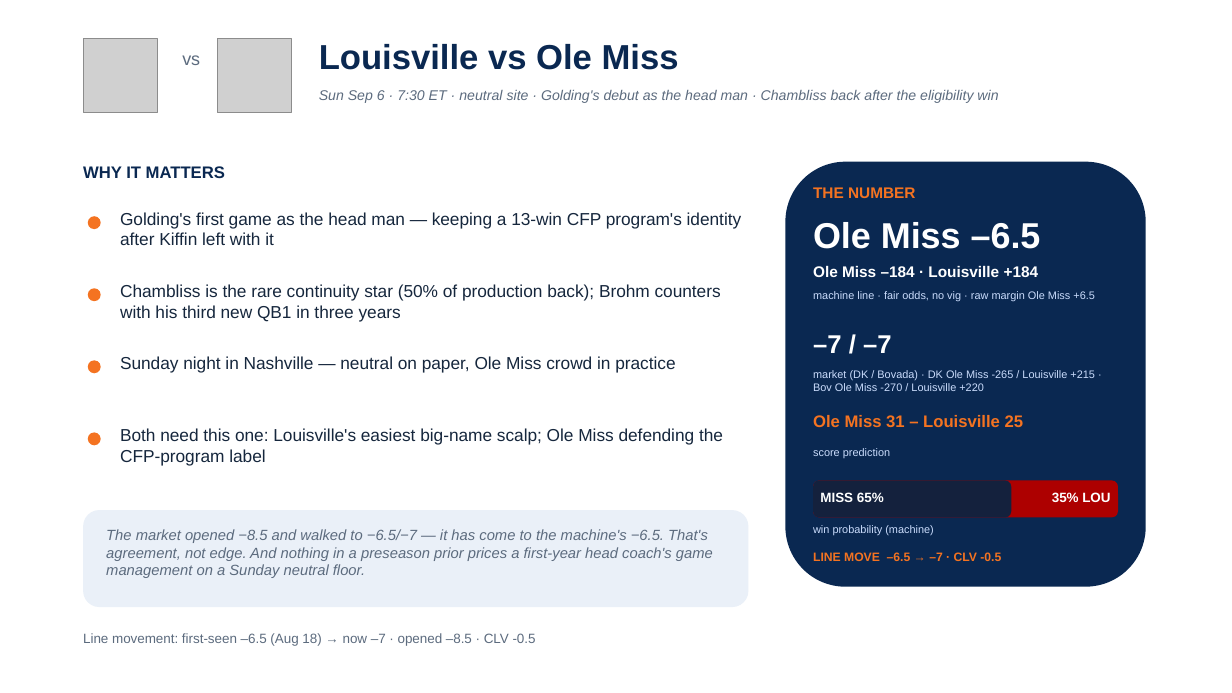
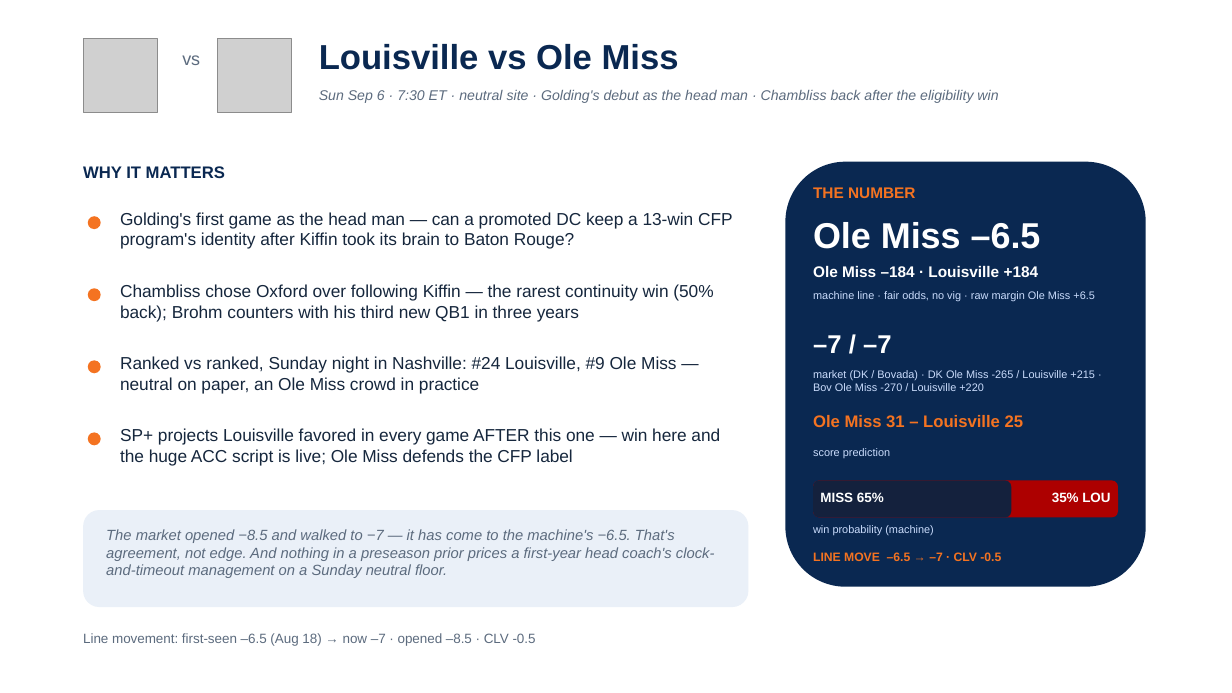
Before and after one commit to lucasalvarezflorida-lab/ncaa-fbs-analytics, a slide deck: slide 9 of decks/2026_Week1_Episode2.pptx. Drawn at 1232x693 pixels with LibreOffice and Linux fonts; fonts in the diff are those of the drawing; grey boxes stand for pictures. Boxes give left, top, right and bottom in pixels: in the first picture for what was removed or moved away, otherwise in the second. Text is boxed around its words. In the diff, an @@ line names an element or a change of style, - is before the commit and + after.

```diff
--- a/decks/2026_Week1_Episode2.pptx
+++ b/decks/2026_Week1_Episode2.pptx
@@ text at (120,212,733,249): text changed @@
-Golding's first game as the head man — keeping a 13-win CFP program's identity after Kiffin left with it
+Golding's first game as the head man — can a promoted DC keep a 13-win CFP program's identity after Kiffin took its brain to Baton Rouge?
@@ text at (120,284,713,321): text changed @@
-Chambliss is the rare continuity star (50% of production back); Brohm counters with his third new QB1 in three years
+Chambliss chose Oxford over following Kiffin — the rarest continuity win (50% back); Brohm counters with his third new QB1 in three years
@@ text at (120,356,676,393): text changed @@
-Sunday night in Nashville — neutral on paper, Ole Miss crowd in practice
+Ranked vs ranked, Sunday night in Nashville: #24 Louisville, #9 Ole Miss — neutral on paper, an Ole Miss crowd in practice
@@ text at (120,428,720,466): text changed @@
-Both need this one: Louisville's easiest big-name scalp; Ole Miss defending the CFP-program label
+SP+ projects Louisville favored in every game AFTER this one — win here and the huge ACC script is live; Ole Miss defends the CFP label
@@ text at (106,529,715,578): text changed @@
-The market opened −8.5 and walked to −6.5/−7 — it has come to the machine's −6.5. That's agreement, not edge. And nothing in a preseason prior prices a first-year head coach's game management on a Sunday neutral floor.
+The market opened −8.5 and walked to −7 — it has come to the machine's −6.5. That's agreement, not edge. And nothing in a preseason prior prices a first-year head coach's clock-and-timeout management on a Sunday neutral floor.
```
Also in this commit, not shown: 11 other slides changed, 1 other file.
